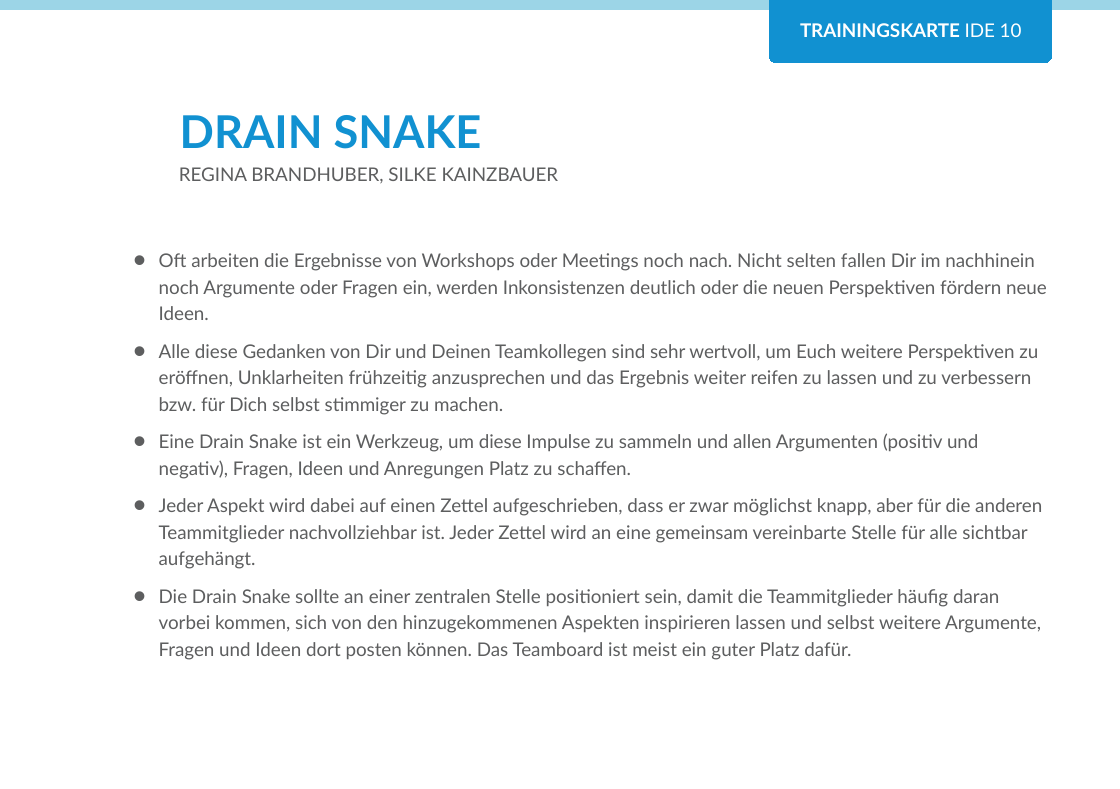
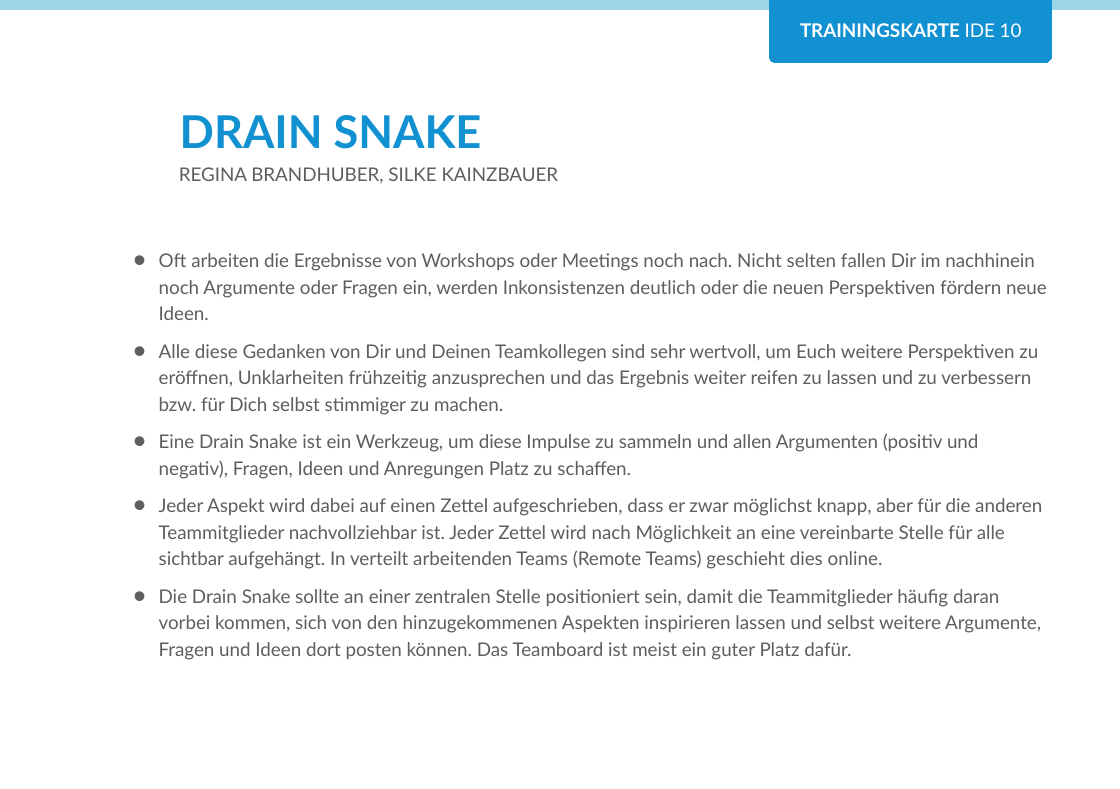
Before and after one commit to Teamtool/training-materials, a slide deck: slide 1 of training-cards/agile moves/Ideas (IDE)/ger/apprentice/ger_IDE_10_Drain_Snake_AM_A.pptx. Drawn at 1120x789 pixels with LibreOffice and Linux fonts; fonts in the diff are those of the drawing; background and template pictures are left out. Boxes give left, top, right and bottom in pixels: in the first picture for what was removed or moved away, otherwise in the second. Text is boxed around its words. In the diff, an @@ line names an element or a change of style, - is before the commit and + after.

```diff
--- a/training-cards/agile moves/Ideas (IDE)/ger/apprentice/ger_IDE_10_Drain_Snake_AM_A.pptx
+++ b/training-cards/agile moves/Ideas (IDE)/ger/apprentice/ger_IDE_10_Drain_Snake_AM_A.pptx
@@ text at <box>159,498,1042,569</box>: text changed @@
-• Jeder Aspekt wird dabei auf einen Zettel aufgeschrieben, dass er zwar möglichst knapp, aber für die anderen Teammitglieder nachvollziehbar ist. Jeder Zettel wird an eine gemeinsam vereinbarte Stelle für alle sichtbar aufgehängt.
+• Jeder Aspekt wird dabei auf einen Zettel aufgeschrieben, dass er zwar möglichst knapp, aber für die anderen Teammitglieder nachvollziehbar ist. Jeder Zettel wird nach Möglichkeit an eine vereinbarte Stelle für alle sichtbar aufgehängt. In verteilt arbeitenden Teams (Remote Teams) geschieht dies online.
```
Also in this commit, not shown: 1 other slide changed, 11 other files.
